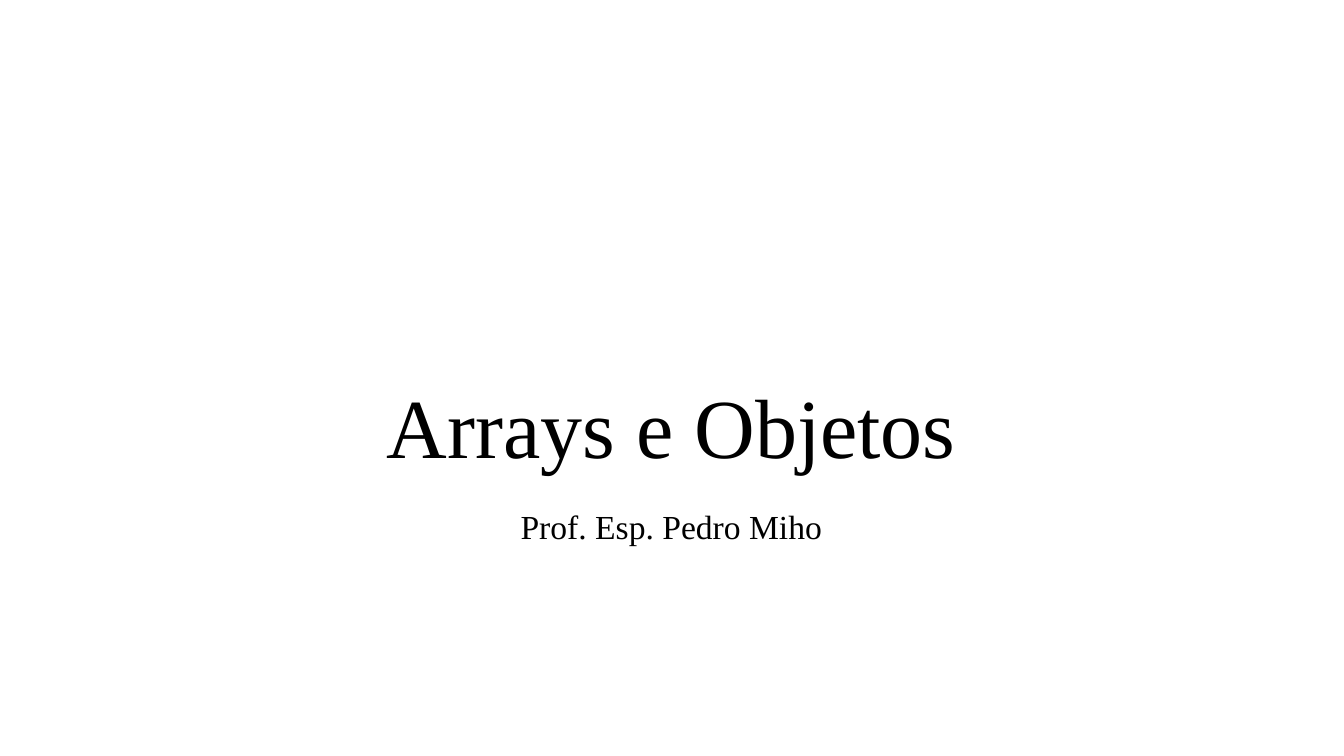
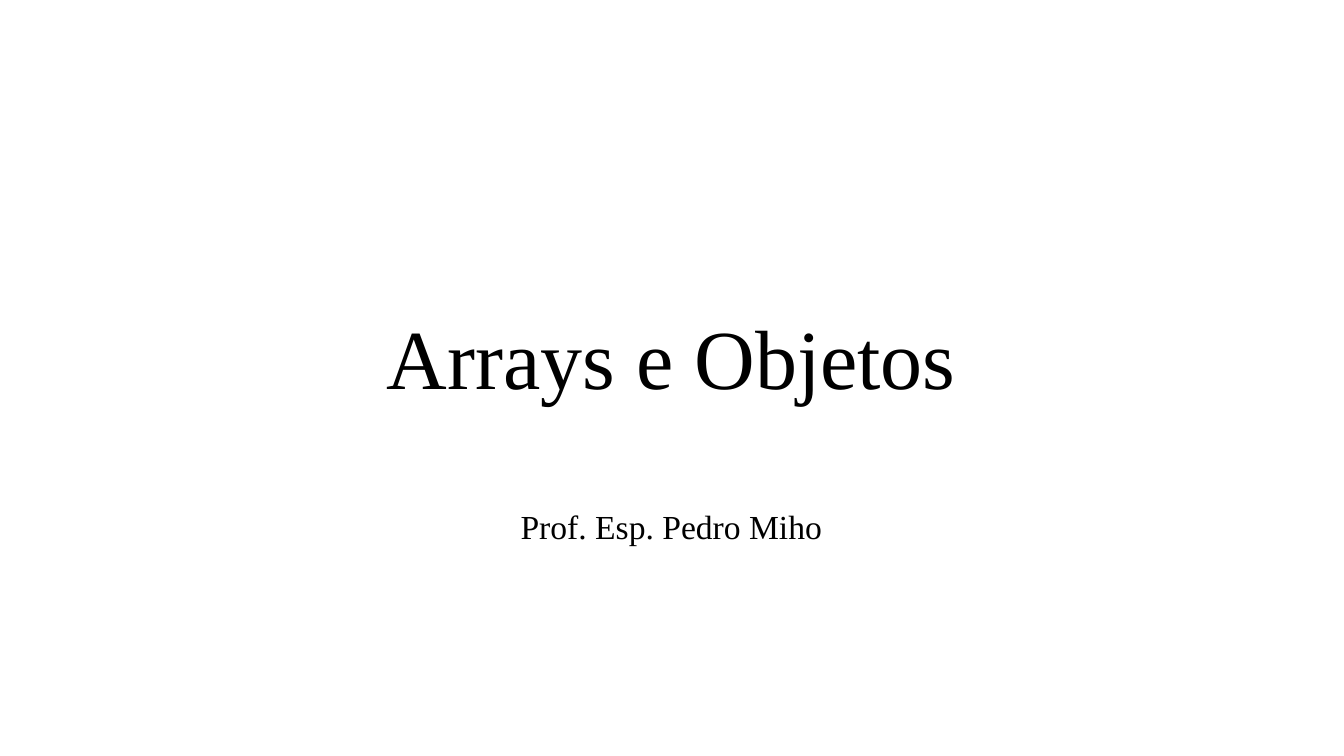
Before and after one commit to PedroMiho/UMC, a slide deck: slide 1 of Lógica e Programação/Módulo 02 - JavaScript/Aula 15 - Arrays e Objetos/Array e Objetos.pptx. Drawn at 1344x756 pixels with LibreOffice and Linux fonts; fonts in the diff are those of the drawing; background and template pictures are left out. Boxes give left, top, right and bottom in pixels: in the first picture for what was removed or moved away, otherwise in the second. Text is boxed around its words. In the diff, an @@ line names an element or a change of style, - is before the commit and + after.

```diff
--- a/Lógica e Programação/Módulo 02 - JavaScript/Aula 15 - Arrays e Objetos/Array e Objetos.pptx
+++ b/Lógica e Programação/Módulo 02 - JavaScript/Aula 15 - Arrays e Objetos/Array e Objetos.pptx
@@ title "Arrays e Objetos": place and size @@
-title "Arrays e Objetos" at [387,399,955,473]
+title "Arrays e Objetos" at [387,330,955,405]
```
Also in this commit, not shown: 2 other slides changed, 8 slides added, 3 other files.
